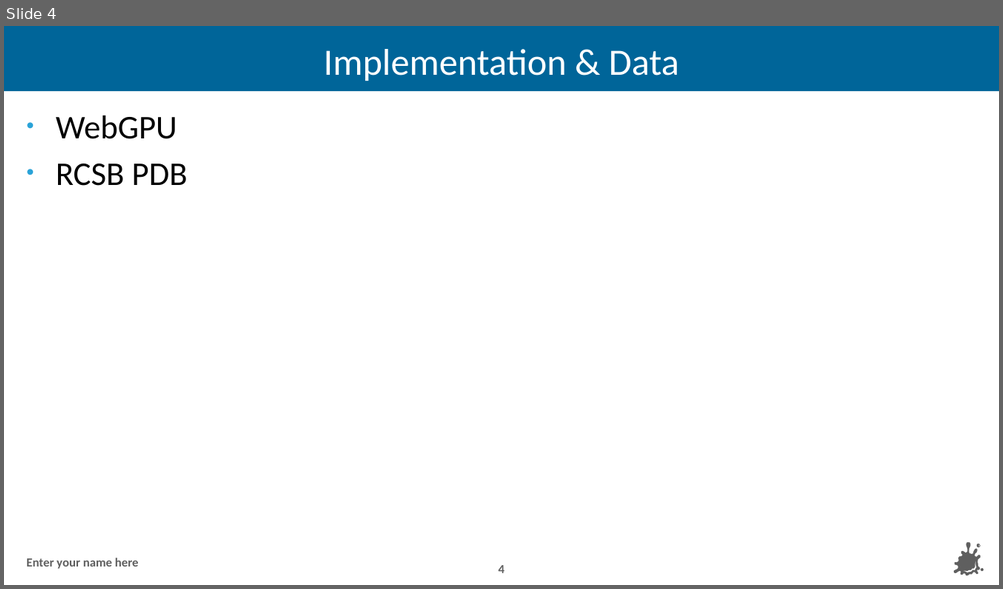
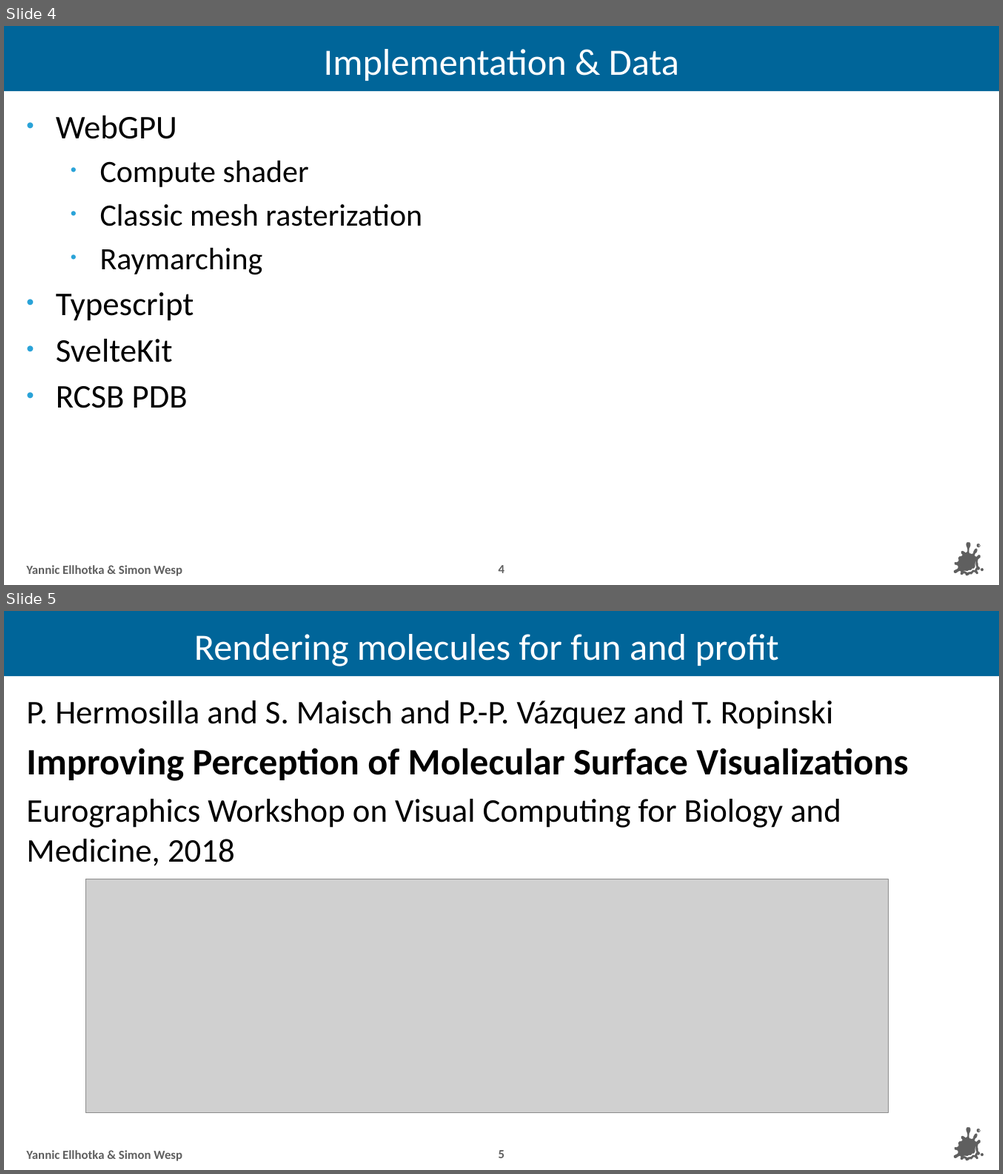
Before and after one commit to YannicEl/Vis2-RTVis-2024WS, a slide deck: presentation 1/slides.pptx. Shown one above the other, each under a label of ours: slide 4 before the commit, slides 4 and 5 after it. The pictures are 1003x589 and 1003x1174 pixels, drawn with LibreOffice and Linux fonts; fonts in the diff are those of the drawing; grey boxes stand for pictures; background and template pictures are left out. Boxes give left, top, right and bottom in pixels: in the first picture for what was removed or moved away, otherwise in the second. Text is boxed around its words. In the diff, an @@ line names an element or a change of style, - is before the commit and + after.

```diff
--- a/presentation 1/slides.pptx
+++ b/presentation 1/slides.pptx
@@ slide 5 added at [4, 611, 999, 1170], background #FFFFFF; not listed: 10 template elements that a slide beside it also shows @@
@@ title added at [194, 634, 779, 667], 36 pt, text #FFFFFF @@
+Rendering molecules for fun and profit
@@ text added at [26, 701, 908, 866], 32 pt, text #000000 @@
+P. Hermosilla and S. Maisch and P.-P. Vázquez and T. Ropinski
+Improving Perception of Molecular Surface Visualizations
+Eurographics Workshop on Visual Computing for Biology and Medicine, 2018
@@ picture added at [85, 879, 888, 1113] @@
@@ text added at [26, 1150, 182, 1162], 12 pt, text #5F5F5F, bold @@
+Yannic Ellhotka & Simon Wesp
@@ page number added at [498, 1150, 504, 1159], 12 pt, text #5F5F5F, bold @@
+5
@@ slide 4 changed as well @@
@@ text at [56, 161, 422, 363]: paragraphs added @@
+  • Compute shader
+  • Classic mesh rasterization
+  • Raymarching
+• Typescript
+• SvelteKit
@@ text at [26, 565, 182, 577]: text changed @@
-Enter your name here
+Yannic Ellhotka & Simon Wesp
```
Also in this commit, not shown: 3 other slides changed, 1 slide removed.
